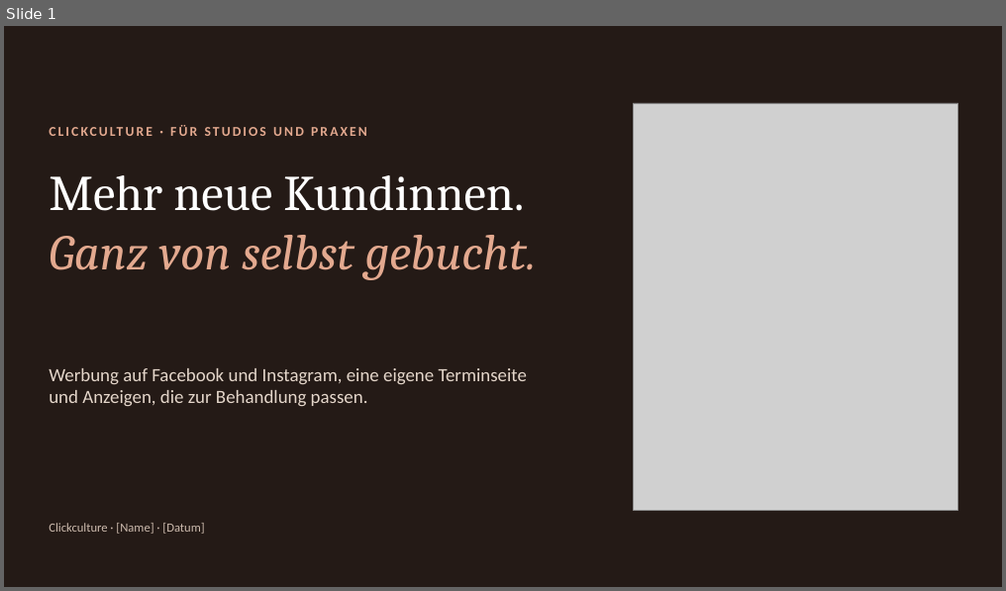
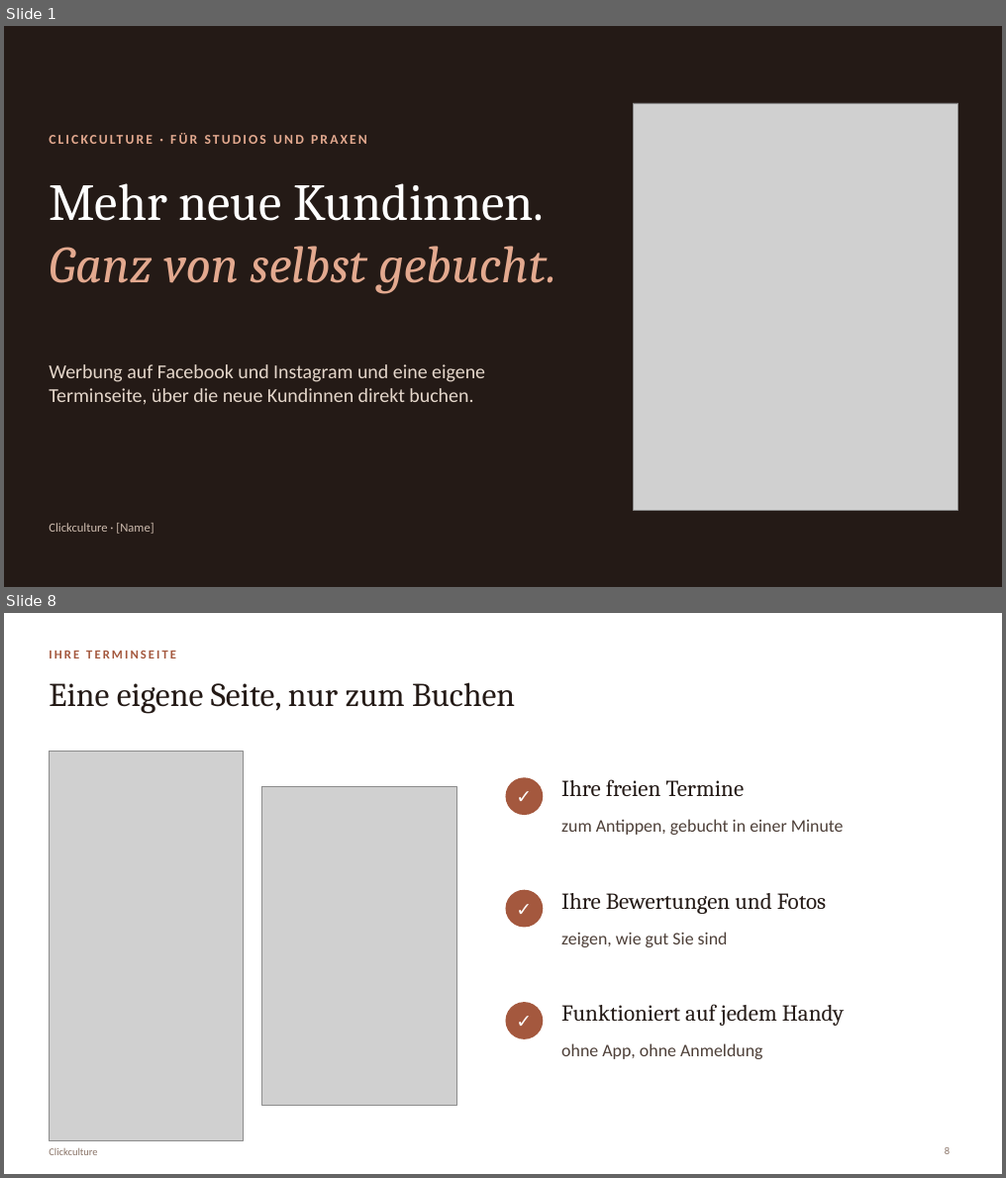
Before and after one commit to raphaelgeil652-lab/business, a slide deck: nischen/beauty/praesentation/Clickculture Beauty – Vorstellung.pptx. Shown one above the other, each under a label of ours: slide 1 before the commit, slides 1 and 8 after it; the slides between them are not shown. The pictures are 1006x591 and 1006x1178 pixels, drawn with LibreOffice and Linux fonts; fonts in the diff are those of the drawing; grey boxes stand for pictures. Boxes give left, top, right and bottom in pixels: in the first picture for what was removed or moved away, otherwise in the second. Text is boxed around its words. In the diff, an @@ line names an element or a change of style, - is before the commit and + after.

```diff
--- a/nischen/beauty/praesentation/Clickculture Beauty – Vorstellung.pptx
+++ b/nischen/beauty/praesentation/Clickculture Beauty – Vorstellung.pptx
@@ slide 8 added at [4, 613, 1002, 1174], background #FFFFFF @@
@@ text added at [49, 651, 176, 659], 12 pt, text #A4583E, bold @@
+IHRE TERMINSEITE
@@ title added at [49, 682, 515, 714], 32 pt, text #241A16 @@
+Eine eigene Seite, nur zum Buchen
@@ picture added at [49, 752, 244, 1141] @@
@@ picture added at [262, 786, 456, 1106] @@
@@ ellipse added at [506, 777, 543, 815], fill #A4583E @@
@@ text added at [506, 777, 543, 815], 18 pt, text #FFFFFF, bold @@
+✓
@@ text added at [561, 779, 745, 796], 22 pt, text #241A16 @@
+Ihre freien Termine
@@ text added at [561, 819, 844, 835], 17 pt, text #4E4039 @@
+zum Antippen, gebucht in einer Minute
@@ ellipse added at [506, 890, 543, 928], fill #A4583E @@
@@ text added at [506, 890, 543, 928], 18 pt, text #FFFFFF, bold @@
+✓
@@ text added at [561, 893, 826, 914], 22 pt, text #241A16 @@
+Ihre Bewertungen und Fotos
@@ text added at [561, 932, 728, 948], 17 pt, text #4E4039 @@
+zeigen, wie gut Sie sind
@@ ellipse added at [506, 1002, 543, 1040], fill #A4583E @@
@@ text added at [506, 1002, 543, 1040], 18 pt, text #FFFFFF, bold @@
+✓
@@ text added at [561, 1004, 844, 1026], 22 pt, text #241A16 @@
+Funktioniert auf jedem Handy
@@ text added at [561, 1044, 763, 1059], 17 pt, text #4E4039 @@
+ohne App, ohne Anmeldung
@@ text added at [49, 1149, 97, 1156], 10 pt, text #8A7468 @@
+Clickculture
@@ page number added at [944, 1148, 949, 1155], 10 pt, text #8A7468 @@
+8
@@ slide 1 changed as well @@
@@ text "CLICKCULTURE · FÜR STUDIOS UND ...": place and size @@
-text "CLICKCULTURE · FÜR STUDIOS UND ..." at [49, 123, 573, 150]
+text "CLICKCULTURE · FÜR STUDIOS UND ..." at [49, 131, 573, 157]
@@ text "Mehr neue Kundinnen. Ganz von ...": place and size @@
-text "Mehr neue Kundinnen. Ganz von ..." at [49, 175, 537, 280]
+text "Mehr neue Kundinnen. Ganz von ..." at [49, 183, 556, 293]
@@ text "Mehr neue Kundinnen. Ganz von ..." at [49, 183, 556, 293]: size 48 to 50 pt @@
@@ text at [49, 365, 485, 405]: text changed; size 18 to 19 pt @@
-Werbung auf Facebook und Instagram, eine eigene Terminseite und Anzeigen, die zur Behandlung passen.
+Werbung auf Facebook und Instagram und eine eigene Terminseite, über die neue Kundinnen direkt buchen.
@@ text at [49, 523, 153, 534]: text changed @@
-Clickculture · [Name] · [Datum]
+Clickculture · [Name]
```
Also in this commit, not shown: 2 other slides changed, 8 other slides added, 13 slides removed.
